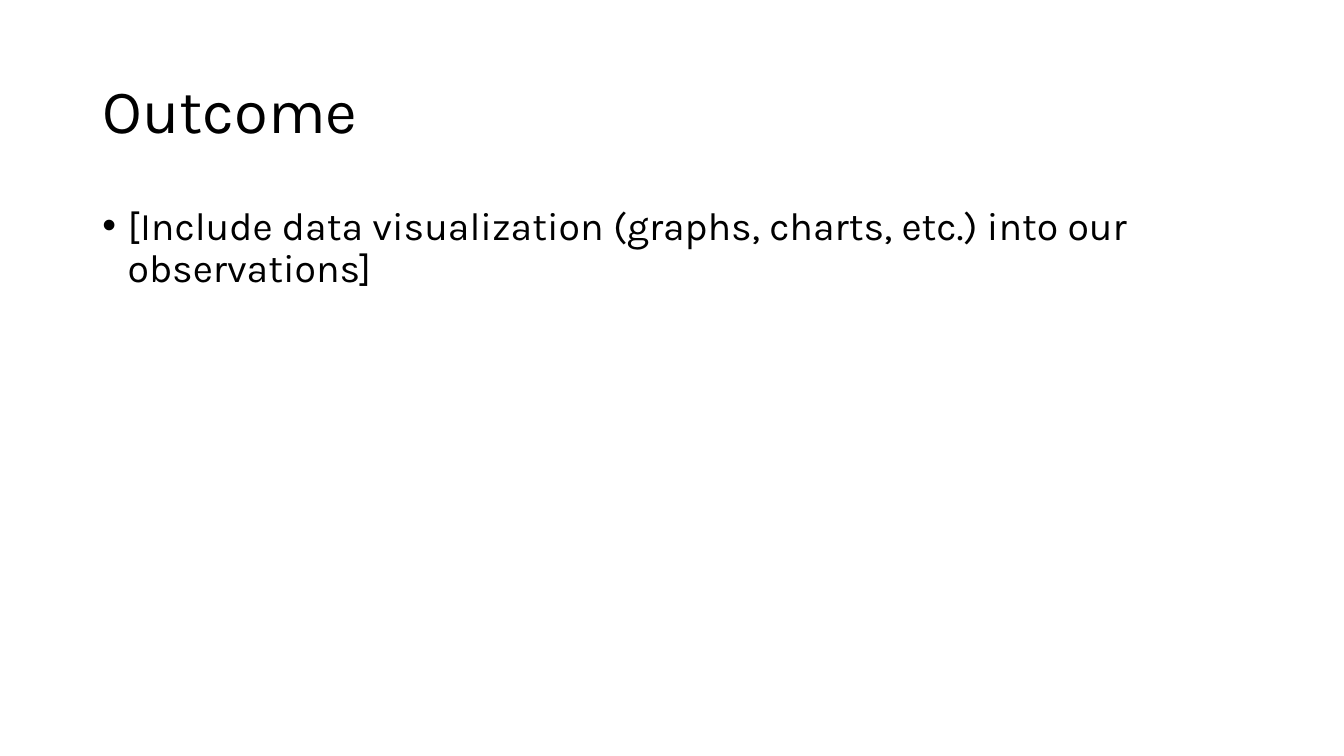
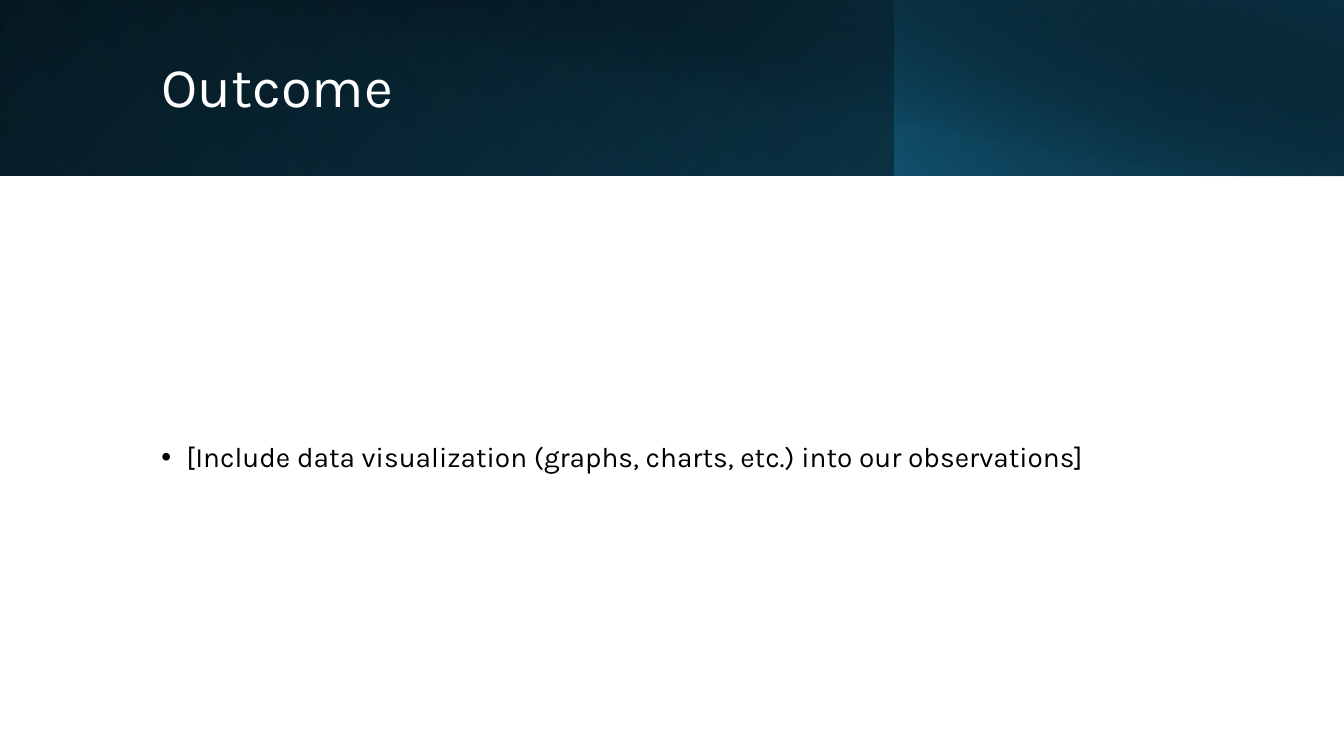
Before and after one commit to tkoche3/ISDS7075, a slide deck: slide 16 of ISDS 7075 Final Presentation.pptx (slide 18 before the commit). Drawn at 1344x756 pixels with LibreOffice and Linux fonts; fonts in the diff are those of the drawing. Boxes give left, top, right and bottom in pixels: in the first picture for what was removed or moved away, otherwise in the second. Text is boxed around its words. In the diff, an @@ line names an element or a change of style, - is before the commit and + after.

Commit message:
Formatting

```diff
--- a/ISDS 7075 Final Presentation.pptx
+++ b/ISDS 7075 Final Presentation.pptx
@@ rectangle added at bbox=[0, 0, 1344, 175], fill gradient #000000 to #104862 @@
@@ rectangle added at bbox=[0, 0, 895, 175], fill gradient #156082 to #0B3041 @@
@@ rectangle added at bbox=[50, 0, 1344, 176], fill gradient #000000 to #0B3041 @@
@@ rectangle added at bbox=[894, 0, 1344, 175], fill gradient #156082 to #000000 @@
@@ title "Outcome": place and size @@
-title "Outcome" at bbox=[102, 93, 357, 134]
+title "Outcome" at bbox=[161, 71, 392, 108]
@@ title "Outcome" at bbox=[161, 71, 392, 108]: size 44 to 40 pt, text colour #000000 to #FFFFFF @@
@@ text "[Include data visualization (graphs, charts, ...": place and size @@
-text "[Include data visualization (graphs, charts, ..." at bbox=[128, 211, 1127, 286]
+text "[Include data visualization (graphs, charts, ..." at bbox=[186, 446, 1082, 474]
@@ text "[Include data visualization (graphs, charts, ..." at bbox=[186, 446, 1082, 474]: size 28 to 20 pt; vertical alignment top to middle @@
```
Also in this commit, not shown: 11 other slides changed, 2 slides added, 4 slides removed.
